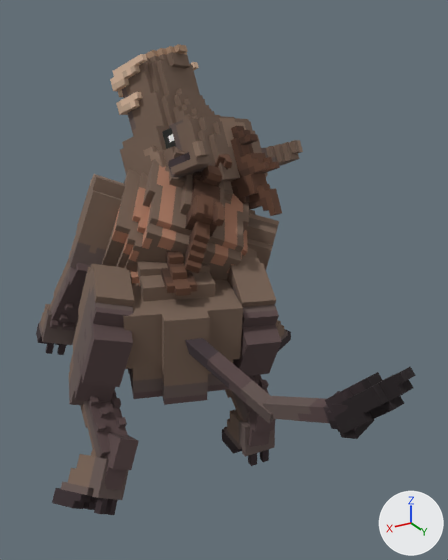
Renders of the glTF model seed/models/mobs/wild_boar.glb from each side of a commit.
Before and after are seen from a camera (50 mm lens) standing at (0.98, 2.48, 1.86) and looking at (-0.45, 0.09, 0.66). The axes (+X, +Y, +Z) are drawn at lower right. The lights are the same throughout. The first picture is the older version. Both versions are drawn at frame 14 of the action 'DEATH'; the numbers are the values there.

Objects in the first picture: 'BL$$Foot 01-Local', 'BL$$Leg 01-Local', 'BL$$Leg 02-Local', 'BR_Leg$$01-Local', 'Chest-Local', 'FL$$Leg 01-Local', 'FL$$Leg 02-Local', 'Head-Local', 'Hips-Local', 'Tail$$01-Local', 'Tail$$02-Local', 'Tail$$03-Local' and 8 more.
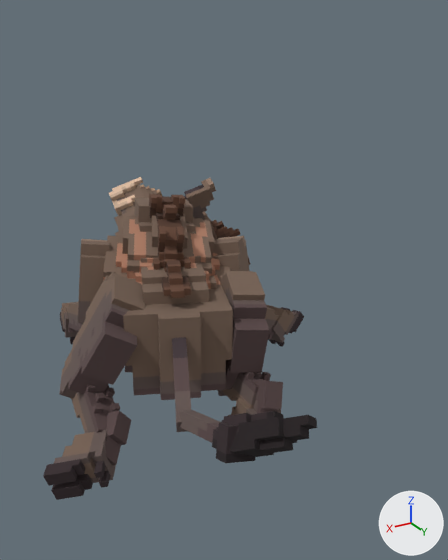
Not drawn themselves, but carrying or shaping drawn objects: ob_chest_global, ob_head_global, ob_fl__leg_01_global, ob_fl__leg_02_global, ob_fl__foot_01_global, ob_rl_leg_global, ob_rl_leg__02_global, ob_hips_global, ob_tail__01_global, ob_tail__02_global, ob_tail__03_global, ob_bl__leg_01_global, ob_bl__leg_02_global, ob_bl__leg_03_global, ob_bl__foot_01_global, ob_br_leg__01_global, ob_br__leg_02_global, ob_br__foot_01_global.

Location of each change, [x1, y1, x2, y2] in pixels of the pictures (448 x 560 px):
'Head-Local', moved, turned
    before: [110, 44, 303, 216]
    after: [109, 177, 250, 265]
'Hips-Local', moved, turned
    before: [123, 251, 243, 405]
    after: [123, 250, 233, 400]
'Chest-Local', moved, turned
    before: [102, 159, 257, 280]
    after: [103, 213, 231, 372]
'BL$$Leg 01-Local', moved, turned
    before: [69, 264, 134, 405]
    after: [59, 272, 145, 398]
'Tail$$03-Local', moved, turned
    before: [325, 367, 416, 433]
    after: [224, 411, 317, 457]
'BR_Leg$$01-Local', moved, turned
    before: [227, 258, 282, 376]
    after: [218, 271, 269, 396]
'BL$$Foot 01-Local', moved, turned
    before: [52, 454, 129, 515]
    after: [43, 430, 116, 500]
'FL$$Leg 01-Local', moved, turned
    before: [69, 174, 125, 268]
    after: [78, 239, 110, 323]
'Tail$$02-Local', moved, turned
    before: [263, 391, 374, 439]
    after: [179, 410, 256, 463]
'Tail$$01-Local', moved, turned
    before: [185, 338, 274, 423]
    after: [172, 337, 191, 432]
'Neck-Local', moved, turned
    before: [169, 146, 233, 201]
    after: [123, 194, 195, 232]
'BL$$Leg 02-Local', moved, turned
    before: [80, 390, 128, 458]
    after: [71, 385, 120, 433]
'RL_Leg-Local', moved, turned
    before: [245, 213, 279, 270]
    after: [212, 236, 250, 271]
'BL$$Leg 03-Local', moved, turned
    before: [91, 432, 139, 490]
    after: [85, 410, 131, 465]
'FL$$Leg 02-Local', moved, turned
    before: [49, 259, 91, 331]
    after: [65, 302, 85, 333]
'BR$$Foot 01-Local', moved, turned (mostly hidden afterwards)
    before: [222, 409, 275, 466]
    after: [228, 398, 281, 416]
'BR$$Leg 03-Local', moved, turned
    before: [247, 409, 276, 447]
    after: [252, 380, 283, 414]
'BR$$Leg 02-Local', moved, turned
    before: [225, 375, 269, 422]
    after: [223, 372, 271, 409]
'FL$$Foot 01-Local', moved, turned
    before: [36, 304, 78, 355]
    after: [60, 302, 77, 344]
'RL_Foot-Local', moved, turned (mostly hidden before)
    before: [276, 320, 291, 351]
    after: [266, 305, 304, 347]
'RL_Leg$$02-Local', moved, turned (not visible before)
    after: [265, 307, 285, 339]

Edits to the bpy script that builds the scene:
```text
Change ob_chest_global:
    ob_chest_global.location: (4.796, 3.745, -2.597) -> (8.607, -5.612, -12.47)
    ob_chest_global.rotation_euler: (-0.401, 0.363, 0.404) -> (-0.123, 0.0834, 0.421)  # degrees (-23, 21, 23) -> degrees (-7, 4.8, 24)
Change ob_head_global:
    ob_head_global.location: (-0.318, -10.74, 6.505) -> (0.345, -16.16, -0.0894)
    ob_head_global.rotation_euler: (-0.786, 0.0184, -0.695) -> (-0.836, 0.942, -0.938)  # degrees (-45, 1.1, -40) -> degrees (-48, 54, -54)
Change ob_fl__leg_01_global:
    ob_fl__leg_01_global.location: (-12.35, -13.37, 3.748) -> (-12.27, -13.28, 5.444)
    ob_fl__leg_01_global.rotation_euler: (0.576, 0.0464, -0.0592) -> (0.32, 0.0464, -0.0592)  # degrees (33, 2.7, -3.4) -> degrees (18, 2.7, -3.4)
Change ob_fl__leg_02_global:
    ob_fl__leg_02_global.rotation_euler: (-0.575, -0.0554, -0.145) -> (-1.373, -0.0598, -0.242)  # degrees (-33, -3.2, -8.3) -> degrees (-79, -3.4, -14)
Change ob_fl__foot_01_global:
    ob_fl__foot_01_global.rotation_euler: (0.524, -0.0414, 0.0108) -> (0.93, -0.073, -0.0298)  # degrees (30, -2.4, 0.6) -> degrees (53, -4.2, -1.7)
Change ob_rl_leg_global:
    ob_rl_leg_global.location: (11.52, -12.3, 6.563) -> (11.29, -12.01, 7.599)
    ob_rl_leg_global.rotation_euler: (0.259, -0.225, 0.217) -> (0.242, -0.28, 0.275)  # degrees (15, -13, 12) -> degrees (14, -16, 16)
Change ob_rl_leg__02_global:
    ob_rl_leg__02_global.rotation_euler: (-0.843, 0.07, 0.542) -> (-1.161, 0.263, 0.475)  # degrees (-48, 4, 31) -> degrees (-67, 15, 27)
Change ob_hips_global:
    ob_hips_global.location: (6.533, -1.465, -3.93) -> (10.36, -7.437, -9.887)
    ob_hips_global.rotation_euler: (-0.032, 0.0309, 0.313) -> (0.0837, 0.0198, 0.392)  # degrees (-1.8, 1.8, 18) -> degrees (4.8, 1.1, 22)
Change ob_tail__01_global:
    ob_tail__01_global.rotation_euler: (-0.298, -0.233, -0.554) -> (-0.376, -0.0176, 0.0469)  # degrees (-17, -13, -32) -> degrees (-22, -1, 2.7)
Change ob_tail__02_global:
    ob_tail__02_global.rotation_euler: (0.688, 0.21, -0.0468) -> (0.614, 0.392, -0.295)  # degrees (39, 12, -2.7) -> degrees (35, 22, -17)
Change ob_tail__03_global:
    ob_tail__03_global.rotation_euler: (0.436, 0.145, 0.0871) -> (0.337, 0.316, -0.338)  # degrees (25, 8.3, 5) -> degrees (19, 18, -19)
Change ob_bl__leg_01_global:
    ob_bl__leg_01_global.rotation_euler: (-0.204, 0.227, -0.0512) -> (-0.261, 0.478, -0.123)  # degrees (-12, 13, -2.9) -> degrees (-15, 27, -7)
Change ob_bl__leg_02_global:
    ob_bl__leg_02_global.rotation_euler: (1.291, -0.0808, -0.219) -> (1.499, -0.083, -0.336)  # degrees (74, -4.6, -13) -> degrees (86, -4.8, -19)
Change ob_bl__leg_03_global:
    ob_bl__leg_03_global.rotation_euler: (-0.738, 0.115, -0.383) -> (-0.415, 0.26, -0.533)  # degrees (-42, 6.6, -22) -> degrees (-24, 15, -31)
Change ob_bl__foot_01_global:
    ob_bl__foot_01_global.rotation_euler: (0.172, 0.126, -0.245) -> (0.139, 0.227, -0.297)  # degrees (10, 7.2, -14) -> degrees (8, 13, -17)
Change ob_br_leg__01_global:
    ob_br_leg__01_global.rotation_euler: (-0.427, 0.0183, -0.0484) -> (-0.222, 0.0709, -0.0295)  # degrees (-24, 1, -2.8) -> degrees (-13, 4.1, -1.7)
Change ob_br__leg_02_global:
    ob_br__leg_02_global.rotation_euler: (1.706, 0.12, -0.0512) -> (1.848, 0.25, -0.173)  # degrees (98, 6.9, -2.9) -> degrees (106, 14, -10)
Change ob_br__foot_01_global:
    ob_br__foot_01_global.rotation_euler: (0.0284, -0.129, -0.0715) -> (-0.455, -0.217, 0.00144)  # degrees (1.6, -7.4, -4.1) -> degrees (-26, -12, 0.1)
```
